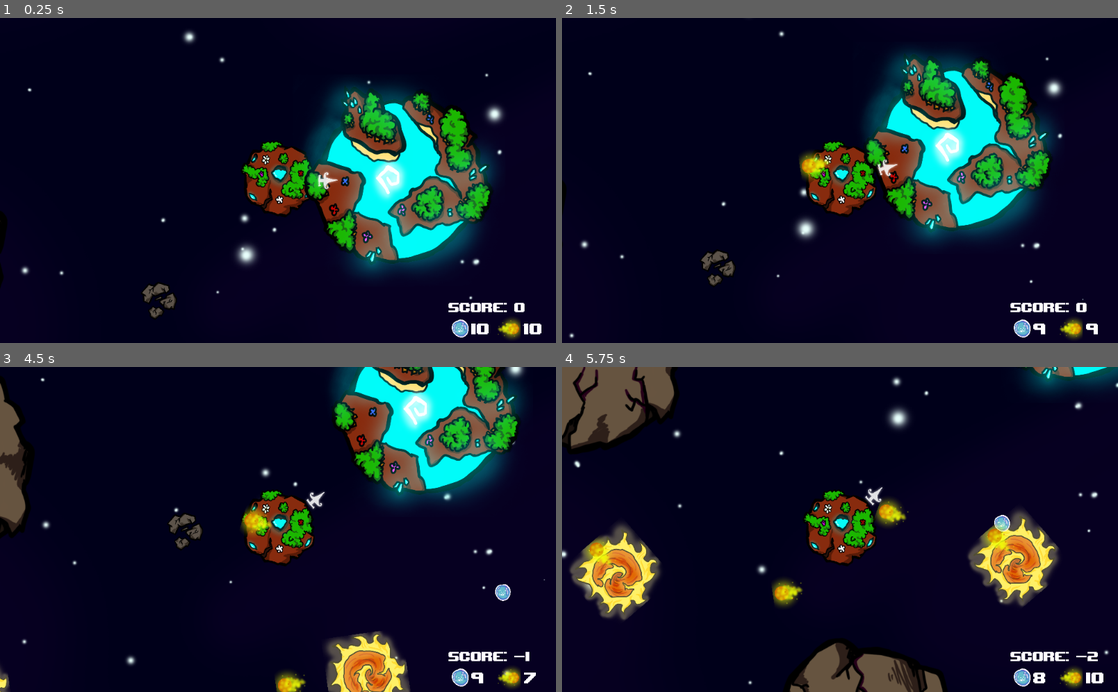
Above: before the commit, frames 1-4 (two rows, left to right).
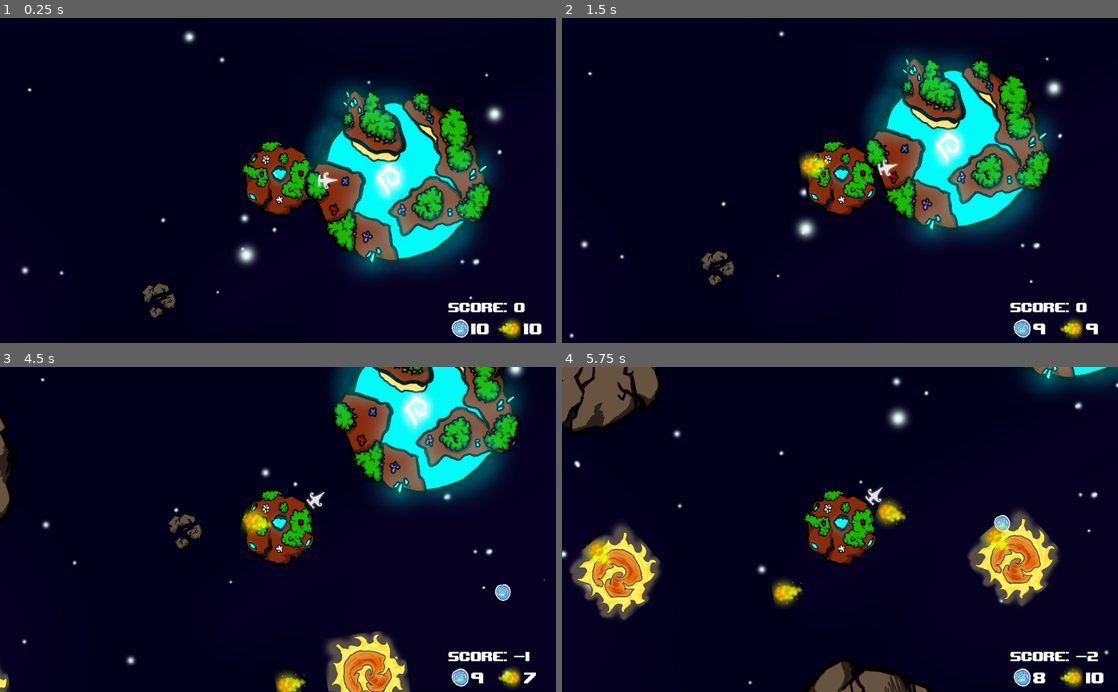
Above: after the commit, the same moments.

Repository: EddieBreeg/bubbles
Game: Godot game, scene res://src/main_scene.tscn
The game is run twice, just before and just after one commit, with the same random seed, the same clock (stepped at 60 frames per second) and the same inputs.
Inputs (mouse positions are in pixels of both pictures, inside the frame that each line leads up to):
- Up to frame 1 (0.25 s): no input
- Up to frame 2 (1.5 s): tap Enter at 0.5 s; move the mouse to (962, 164) at 0.52 s; hold Right (ui_right) 0.53-1.28 s; right-click (962, 164) at 0.6 s; tap Space at 1.25 s; move the mouse to (728, 196) at 1.27 s; hold Down (ui_down) from 1.28 s (still down); click (728, 196) at 1.35 s
- Up to frame 3 (4.5 s): move the mouse to (333, 458) at 2.02 s; release Down (ui_down) at 2.03 s; hold Right (ui_right) 2.03-2.78 s; right-click (333, 458) at 2.1 s; move the mouse to (250, 594) at 2.77 s; hold Up (ui_up) 2.78-3.53 s; click (250, 594) at 2.85 s; move the mouse to (444, 578) at 3.52 s; hold Left (ui_left) from 3.53 s (still down); right-click (444, 578) at 3.6 s; move the mouse to (111, 480) at 4.27 s; click (111, 480) at 4.35 s
- Up to frame 4 (5.75 s): move the mouse to (867, 529) at 5.02 s; release Left (ui_left) at 5.03 s; hold Down (ui_down) from 5.03 s (still down); right-click (867, 529) at 5.1 s

The runs differ from the first frame. In frame 1, 0.1% of the frame differs, in the area x 0-2%, y 59-83%; in frame 2, less than 0.1%; in frame 3, 1.8%; in frame 4, 5.2%, in the area x 0-70%, y 0-100%.

Commit message:
feat(planet): animation when max lvl

Diff:
--- a/asteroid-proto/src/actors/Planet.gd
+++ b/asteroid-proto/src/actors/Planet.gd
@@ -16,3 +16,7 @@
 		hp = hp if hp < max_hp else max_hp
 		if not hp:
 			emit_signal('die')
+		elif(hp < max_hp):
+			get_node("AnimatedSprite").play("default")
+		else:
+			get_node("AnimatedSprite").play("life")
--- a/asteroid-proto/src/actors/Planet.tscn
+++ b/asteroid-proto/src/actors/Planet.tscn
@@ -1,21 +1,35 @@
-[gd_scene load_steps=4 format=2]
+[gd_scene load_steps=6 format=2]
 
 [ext_resource path="res://assets/planetNormale1.png" type="Texture" id=1]
 [ext_resource path="res://src/actors/Planet.gd" type="Script" id=2]
+[ext_resource path="res://assets/planetNormaleVivante.png" type="Texture" id=3]
 
-[sub_resource type="CircleShape2D" id=1]
-radius = 378.588
+[sub_resource type="SpriteFrames" id=1]
+animations = [ {
+"frames": [ ExtResource( 1 ) ],
+"loop": true,
+"name": "default",
+"speed": 5.0
+}, {
+"frames": [ ExtResource( 3 ) ],
+"loop": true,
+"name": "life",
+"speed": 5.0
+} ]
+
+[sub_resource type="CircleShape2D" id=2]
+radius = 321.41
 
 [node name="Planet" type="KinematicBody2D"]
 collision_layer = 8
 collision_mask = 55
 script = ExtResource( 2 )
 
-[node name="planetNormale1" type="Sprite" parent="."]
-scale = Vector2( 1.5, 1.5 )
-texture = ExtResource( 1 )
+[node name="AnimatedSprite" type="AnimatedSprite" parent="."]
+scale = Vector2( 1.24666, 1.24666 )
+frames = SubResource( 1 )
 
 [node name="CollisionShape2D" type="CollisionShape2D" parent="."]
-shape = SubResource( 1 )
+shape = SubResource( 2 )
 
 [connection signal="die" from="." to="." method="_on_Planet_die"]
